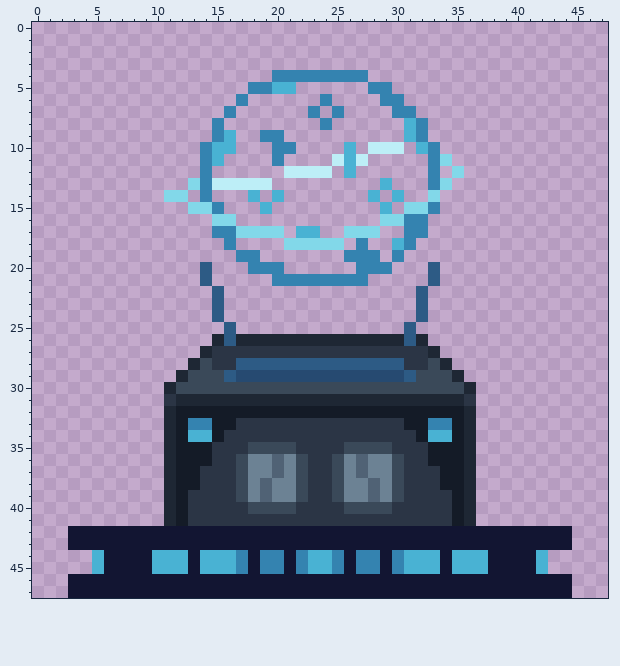
A pixel-art file gets an edit: objects/stations/nav-station.ase. Above is the file before it was changed.
48x48 pixels, 1 frame.
And afterwards:
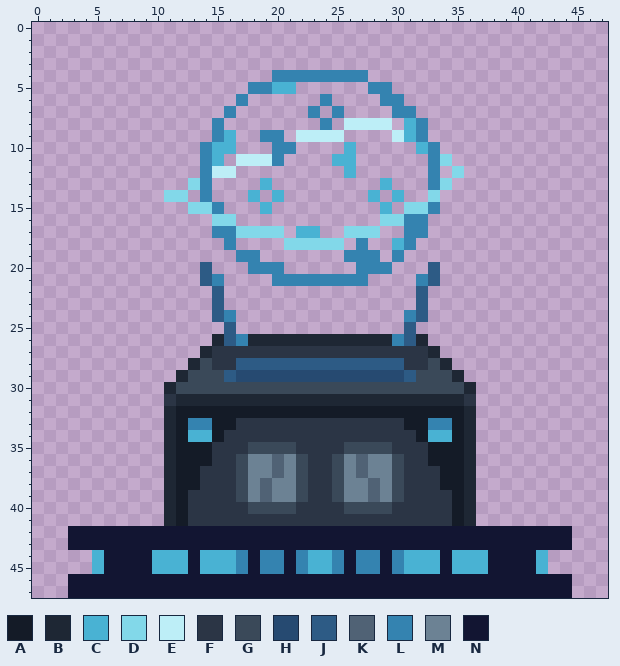
Palette (. is transparent): A #141b27  B #1e2734  C #49b2d3  D #82d8e9  E #bdeef7  F #2b3545  G #3a4959  H #264a71  J #2d5b85  K #506275  L #3483b0  M #6c8294  N #121532
What changed:
layer "Layer 3" added
Layers "Layer 2", "Layer 1":
y 8: x 26..29 .... -> EEEE
y 9: x 22..25 .... -> EEEE; x 30 . -> E
y 10: x 28..30 EEE -> ...
y 11: x 17..19 ... -> EEE; x 25 E -> C; x 27 E -> .
y 12: x 15..16 .. -> EE; x 21..24 EEEE -> ....
y 13: x 15..19 EEEEE -> ....C
y 21: x 15 . -> L; x 32 . -> L
y 24: x 16 . -> L; x 31 . -> L
y 26: x 17 B -> L; x 30 B -> L
Changed places in both pictures, as pixel boxes (x1, y1, x2, y2):
changed: (212, 118, 404, 190)
changed: (212, 274, 248, 346)
changed: (392, 274, 428, 346)
